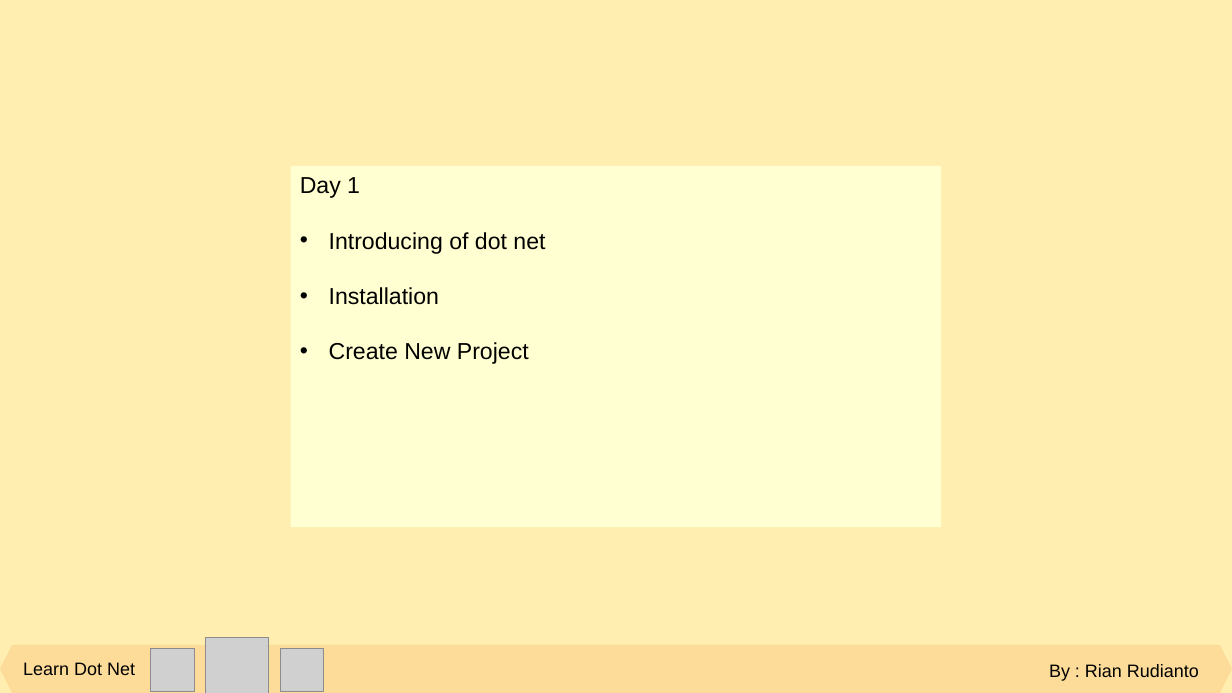
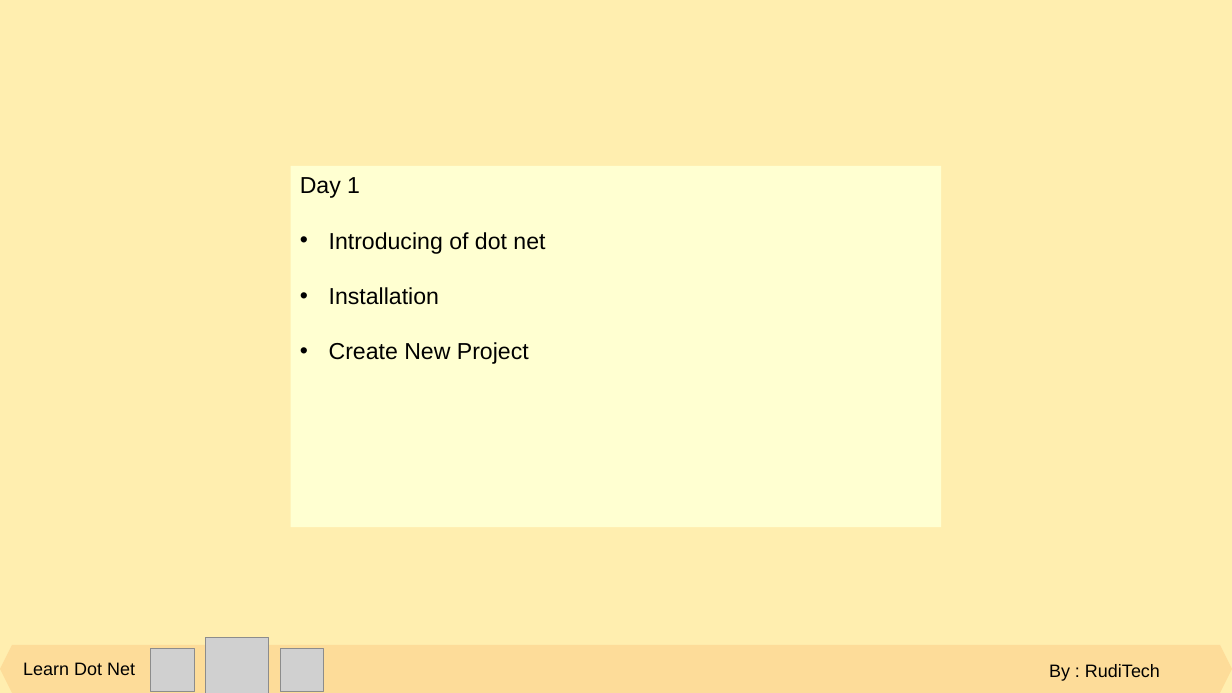
Before and after one commit to rudianto0/belajar-dot-net, a slide deck: slide 1 of Slide Materi.pptx. Drawn at 1232x693 pixels with LibreOffice and Linux fonts; fonts in the diff are those of the drawing; grey boxes stand for pictures. Boxes give left, top, right and bottom in pixels: in the first picture for what was removed or moved away, otherwise in the second. Text is boxed around its words. In the diff, an @@ line names an element or a change of style, - is before the commit and + after.

```diff
--- a/Slide Materi.pptx
+++ b/Slide Materi.pptx
@@ text at (x1=1049, y1=664, x2=1160, y2=681): text changed @@
-By : Rian Rudianto
+By : RudiTech
```
Also in this commit, not shown: 6 other slides changed, 7 slides added.
